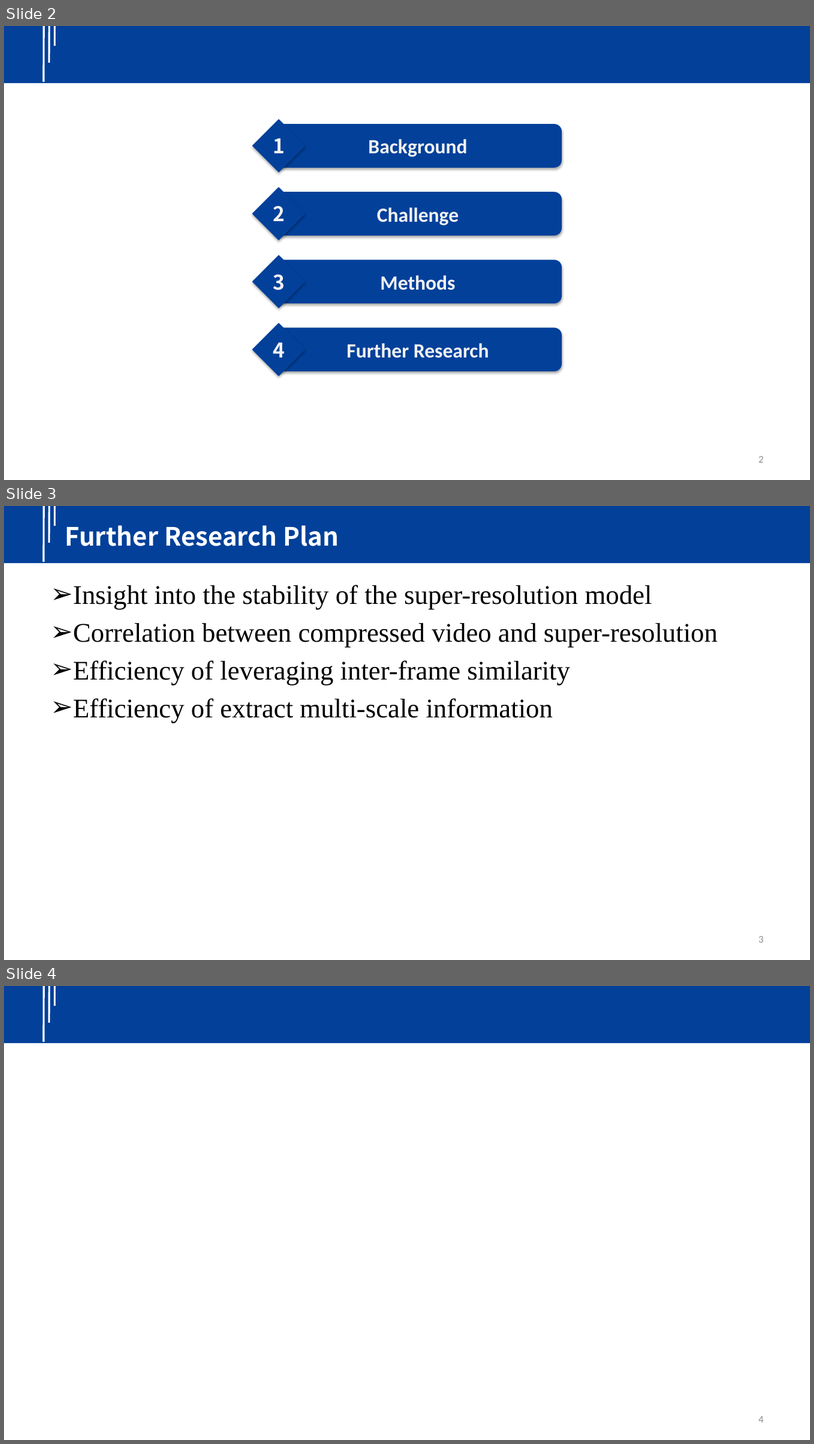
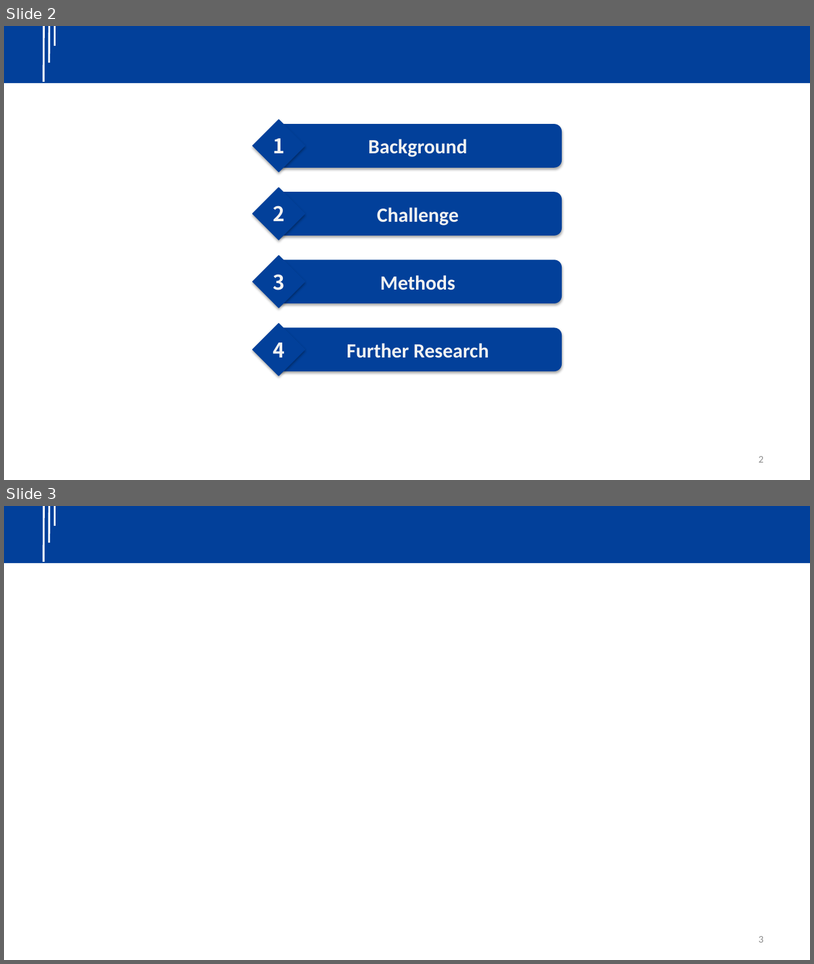
Before and after one commit to yindaheng98/Resume, a slide deck: Intro.pptx. Shown one above the other, each under a label of ours: slides 2, 3 and 4 before the commit, slides 2 and 3 after it. The pictures are 814x1444 and 814x964 pixels, drawn with LibreOffice and Linux fonts; fonts in the diff are those of the drawing; background and template pictures are left out. Boxes give left, top, right and bottom in pixels: in the first picture for what was removed or moved away, otherwise in the second. Text is boxed around its words. In the diff, an @@ line names an element or a change of style, - is before the commit and + after.

```diff
--- a/Intro.pptx
+++ b/Intro.pptx
@@ slide 3 removed at (4, 506, 810, 960), background #FFFFFF; not listed: 4 template elements that a slide beside it also shows @@
@@ title removed at (65, 525, 339, 546) @@
-Further Research Plan
@@ text removed at (73, 585, 718, 723) @@
-➢ Insight into the stability of the super-resolution model
-➢ Correlation between compressed video and super-resolution
-➢ Efficiency of leveraging inter-frame similarity
-➢ Efficiency of extract multi-scale information
@@ page number removed at (759, 936, 764, 942) @@
-3
@@ what was slide 4 is now slide 3 @@
@@ page number at (759, 936, 764, 942): text changed @@
-4
+3
```
Also in this commit, not shown: 9 slides changed, 5 slides added, 4 other slides removed.
